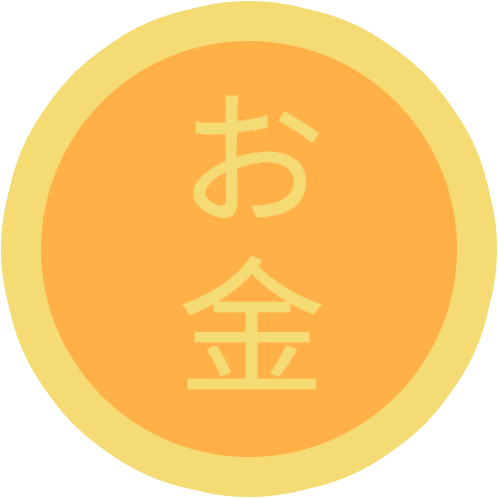
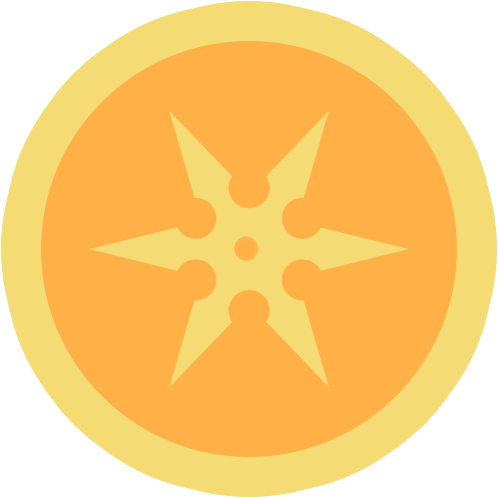
Two versions of the same layered image (498 × 498). Layer-by-layer changes:
added layer "Layer 6" above "Layer 4" over [89, 111, 409, 387]
hid "Layer 4" over [140, 95, 363, 260]
hid "Layer 5" over [135, 242, 377, 390]
